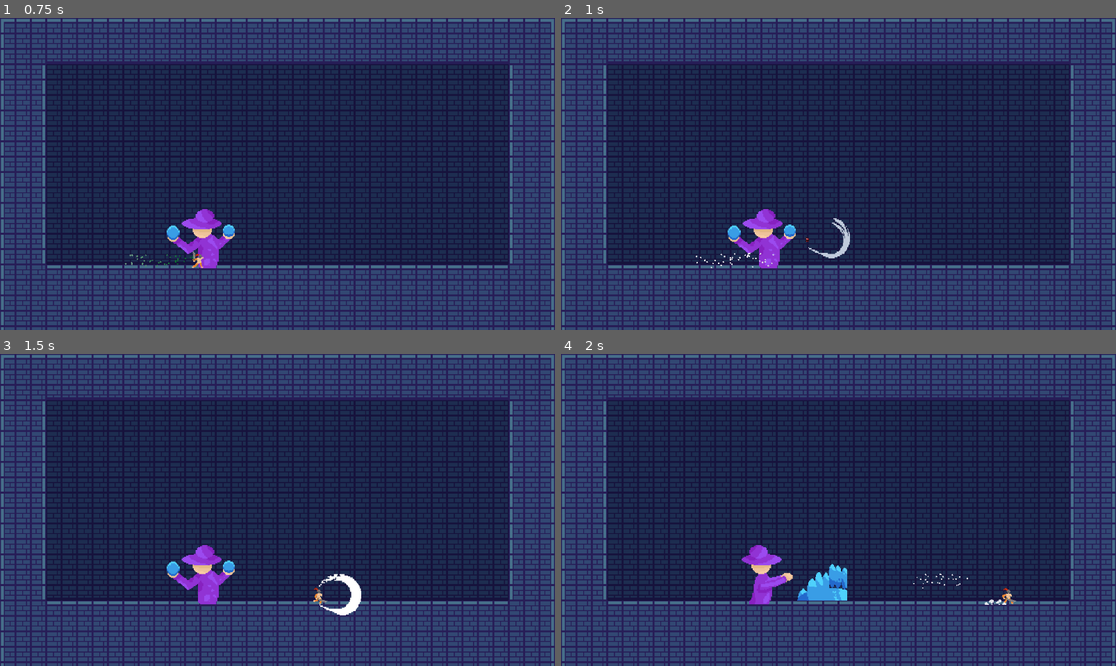
Above: before the commit, frames 1-4 (two rows, left to right).
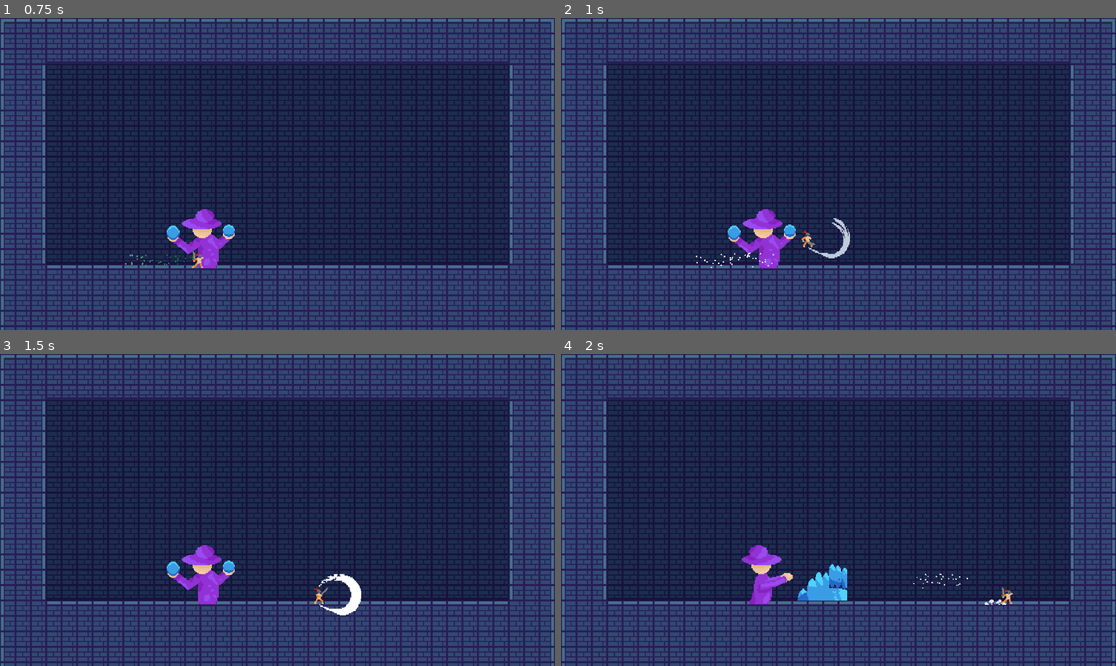
Above: after the commit, the same moments.

Repository: PjotrNik/shefjam
Game: Godot game, scene res://phase_1_map.tscn
The game is run twice, just before and just after one commit, with the same random seed, the same clock (stepped at 60 frames per second) and the same inputs. This scene is started directly instead of the project's main scene.
Inputs:
- Up to frame 1 (0.75 s): hold Right (move_right) from 0.53 s (still down); tap X (dash) at 0.6 s
- Up to frame 2 (1 s): keep holding Right (move_right); tap Up (jump) at 0.77 s; tap C (melee_attack) at 0.8 s
- Up to frame 3 (1.5 s): keep holding Right (move_right); tap C (melee_attack) at 1.35 s
- Up to frame 4 (2 s): keep holding Right (move_right); tap Up (jump) at 1.52 s; tap X (dash) at 1.55 s

Frame 1 is identical in both runs. In frame 2, less than 0.1% of the frame differs, in the area x 43-46%, y 68-74%; in frame 3, less than 0.1%; in frame 4, less than 0.1%.

Commit message:
player has melee attack

Diff:
--- a/scenes/player.tscn
+++ b/scenes/player.tscn
@@ -93,9 +93,9 @@
 "duration": 1.0,
 "texture": SubResource("AtlasTexture_l71n6")
 }],
-"loop": true,
+"loop": false,
 "name": &"attack",
-"speed": 12.0
+"speed": 8.0
 }, {
 "frames": [{
 "duration": 1.0,
@@ -103,7 +103,7 @@
 }],
 "loop": false,
 "name": &"dash",
-"speed": 15.0
+"speed": 2.0
 }, {
 "frames": [{
 "duration": 0.1,
@@ -309,9 +309,8 @@
 position = Vector2(1, 1.13687e-13)
 scale = Vector2(0.21875, 0.21875)
 sprite_frames = SubResource("SpriteFrames_tuyoq")
-animation = &"idle"
+animation = &"attack"
 autoplay = "idle"
-frame_progress = 0.949014
 
 [node name="BodyCollider" type="CollisionShape2D" parent="."]
 position = Vector2(0, 0.5)
--- a/scripts/player.gd
+++ b/scripts/player.gd
@@ -80,11 +80,11 @@
 			print("dash play")
 		elif direction:
 			velocity.x = direction * SPEED
-			if not (is_animation_playing("dash") or is_animation_playing("hit")):
+			if not (is_animation_playing("dash") or is_animation_playing("hit") or is_animation_playing("attack")):
 				animated_sprite_2d.play("run")
 		else:
 			velocity.x = move_toward(velocity.x, 0, SPEED)
-			if not (is_animation_playing("hit") or is_animation_playing("death") or is_animation_playing("dash")):
+			if not (is_animation_playing("hit") or is_animation_playing("death") or is_animation_playing("dash") or is_animation_playing("attack")):
 				animated_sprite_2d.play("idle")
 
 	# Flip player
@@ -101,6 +101,7 @@
 		melee_animation.play("slash")
 		melee_attack.set_collision_mask_value(2, true)
 		print("MELEEEEEE!!!!!")
+		animated_sprite_2d.play("attack")
 		melee_cooldown.start()
 		melee_cooldown_timer.emit()
 
